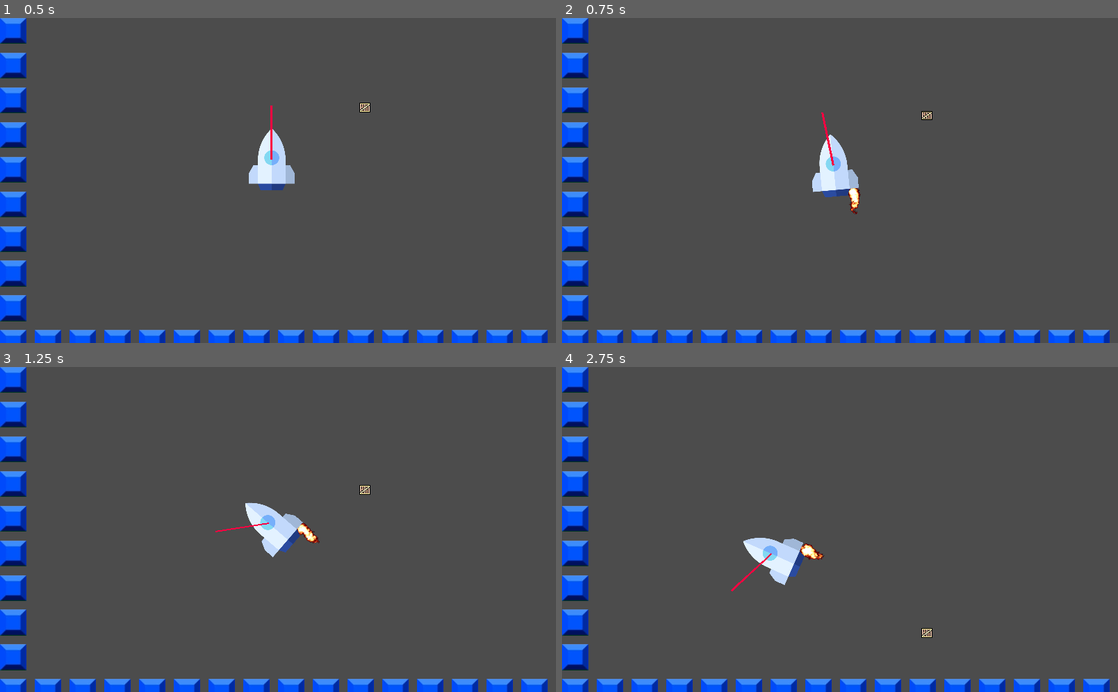
Above: before the commit, frames 1-4 (two rows, left to right).
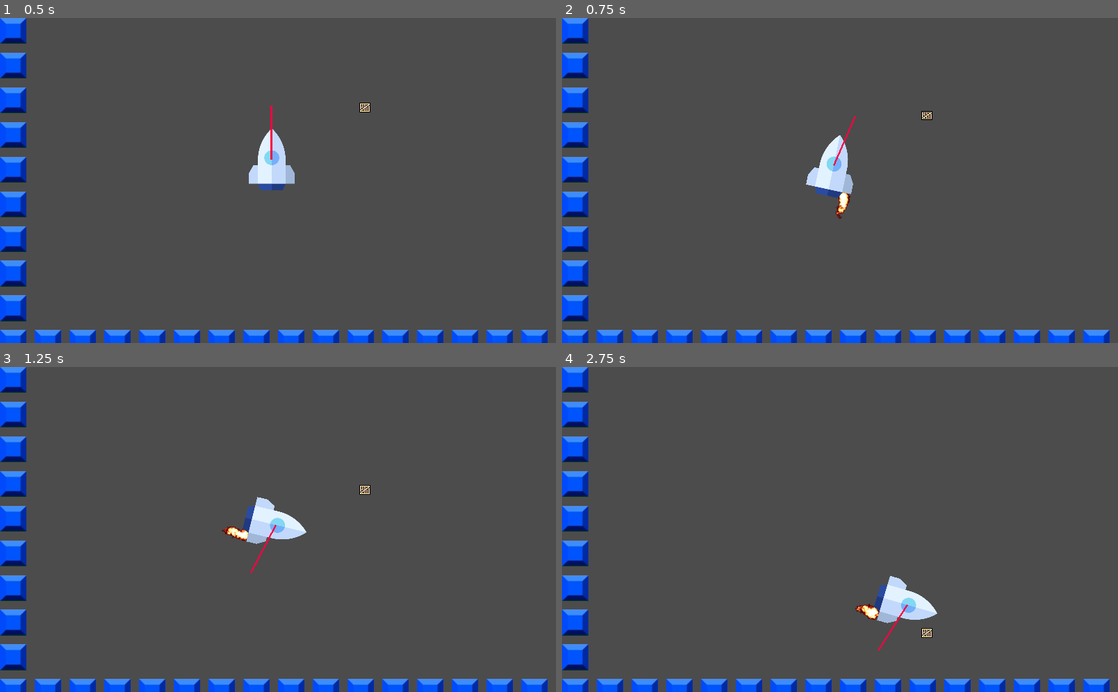
Above: after the commit, the same moments.

Repository: paul-asvb/raekaetae
Game: Godot game, scene res://levels/testLevel.tscn
The game is run twice, just before and just after one commit, with the same random seed, the same clock (stepped at 60 frames per second) and the same inputs.
Inputs:
- Up to frame 1 (0.5 s): no input
- Up to frame 2 (0.75 s): hold Right (move_right) from 0.53 s (still down)
- Up to frame 3 (1.25 s): keep holding Right (move_right)
- Up to frame 4 (2.75 s): release Right (move_right) at 1.28 s; hold A (move_left) 1.28-2.03 s; hold Right (move_right) from 2.03 s (still down)

Frame 1 is identical in both runs. In frame 2, 0.9% of the frame differs, in the area x 43-54%, y 29-62%; in frame 3, 1.4%; in frame 4, 2.3%, in the area x 30-68%, y 52-88%.

Commit message:
init first correct player turn

Diff:
--- a/actors/player.gd
+++ b/actors/player.gd
@@ -3,7 +3,7 @@
 var velocityMax := Vector2(100,100)
 var force := 2
 var offset := 50
-var boosterTorque :=0
+var boosterTorque :=200
 
 func _process(_delta):
 
@@ -18,16 +18,17 @@
 	if right ==	 1 :
 		get_node("fireRight").visible = true
 		var boosterForceRight = Vector2(0,-force).rotated(playerrotation)
+		apply_torque_impulse(+boosterTorque)
 
-		var offsetRight := Vector2(offset,0)
-		apply_impulse(offsetRight,boosterForceRight)
+		apply_central_impulse(boosterForceRight)
+
 
 	if left ==	 1 :
 		get_node("fireLeft").visible = true
+
+		apply_torque_impulse(-boosterTorque)
 		var boosterForceLeft = Vector2(0,-force).rotated(playerrotation)
-
-		var offsetleft := Vector2(-offset,0)
-		apply_impulse(offsetleft,boosterForceLeft)
+		apply_central_impulse(boosterForceLeft)
 
 	print(playerrotation)
 	get_node("MyLine").set_point_position(1,Vector2(0,-force*50).rotated(playerrotation))
